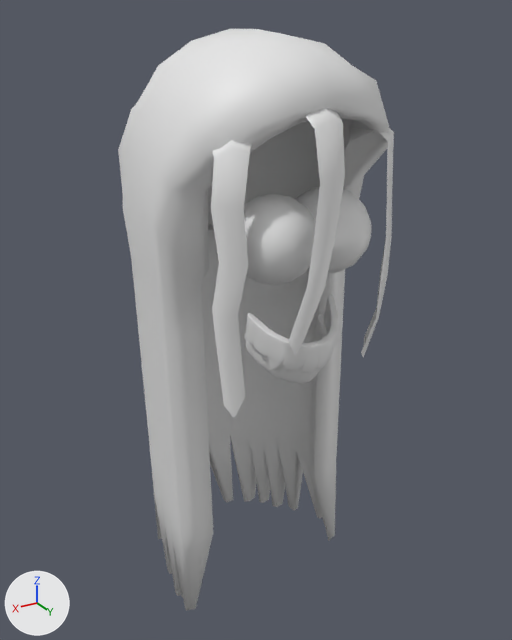
Before and after pictures for a commit that changed the Blender file Assets/Models/Witch/Witch.blend.
Both versions are drawn from a 50 mm camera at (3.64, 6.0, 2.43) aimed at (-0.08, -0.21, -0.67). Lighting does not change. The marker at lower left points along +X, +Y and +Z.

Names of what the first picture shows: 'BTeeth', 'Eyes', 'Hair', 'Hair.000', 'Hair.001', 'Hair.002', 'TTeeth'.
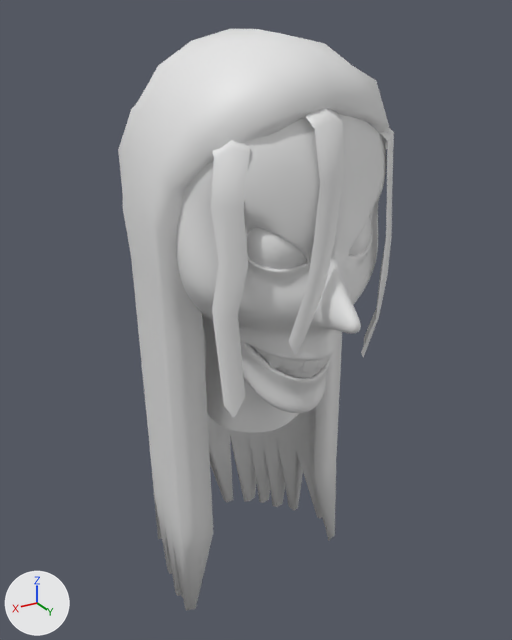
Where the newer file only moved an object's origin or applied its transform, the numbers keep the older frame.

Where the change shows, as pixel boxes [x1, y1, x2, y2] in the pictures (512 x 640 px; the box of a moved part takes in the faces that stretch with it):
'Head', shown: after [176, 114, 387, 432]
part 1 of me_cube_002, moved or reshaped: before [245, 295, 338, 371]; after [255, 348, 326, 371]
'Eyes', unchanged, covered by the edit: before [244, 187, 372, 286]; after [247, 218, 372, 269]

Diff of the bpy script that builds the scene:
```diff
--- a/Assets/Models/Witch/Witch.blend.py
+++ b/Assets/Models/Witch/Witch.blend.py
@@ me_cube_002 @@
 # used by ob_tteeth; location = (0.0, 1.1, -0.63); scale = (0.0818, 0.0397, 0.0818)
-me_cube_002.from_pydata(...)  # 179 vertices, 202 faces; spans x 0.0..6.4, y -15.0..0.1, z -1.5..5.7
+me_cube_002.from_pydata(...)  # 140 vertices, 134 faces; spans x 0.0..0.5, y 0.5..1.1, z -0.8..-0.2
+# me_cube_002 part 1: 179 vertices removed from x 0.0..6.4, y -15.0..0.1, z -1.5..5.7; 140 vertices added at x 0.0..0.5, y 0.5..1.1, z -0.8..-0.2
@@ ob_head @@
 _m = ob_head.modifiers.new('Subdivision', 'SUBSURF')
 _m.open_advanced_panel = True
-ob_head.hide_render = True
```
